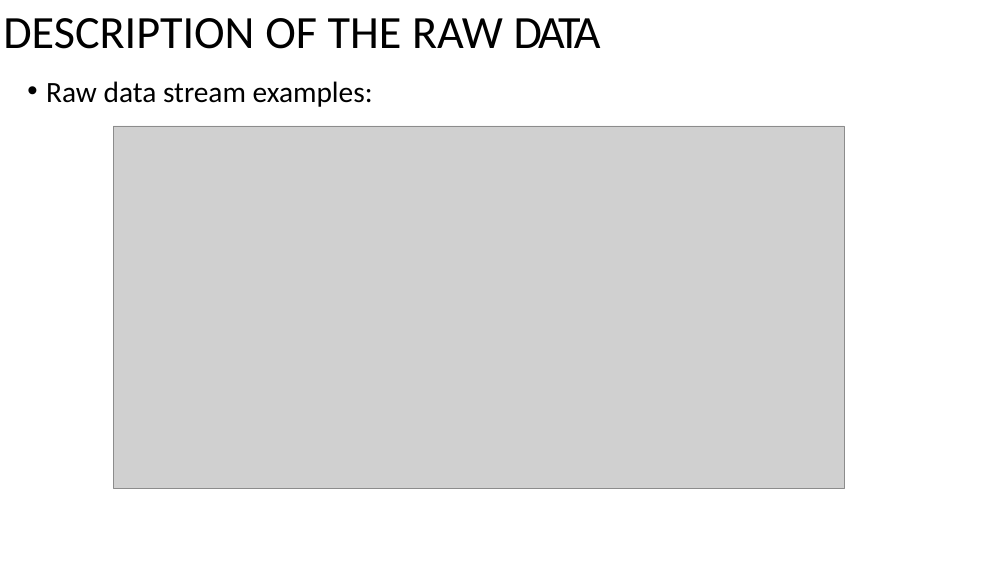
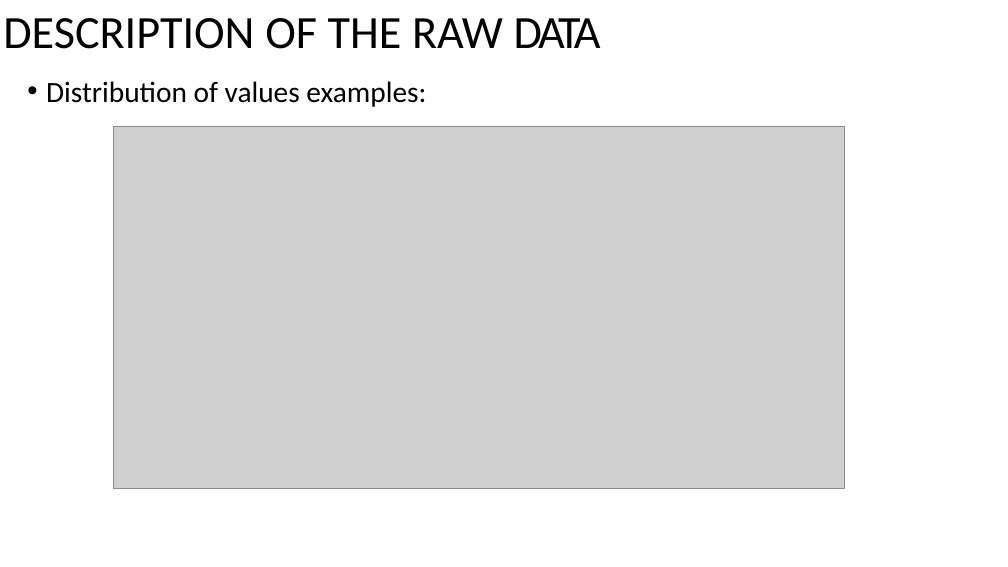
Before and after one commit to brooksschafer/cmpsML_SpaceSomethingorOther, a slide deck: slide 5 of DOC/FinalProject470_SpaceSomethingOrOther.pptx (slide 6 before the commit). Drawn at 1008x567 pixels with LibreOffice and Linux fonts; fonts in the diff are those of the drawing; grey boxes stand for pictures. Boxes give left, top, right and bottom in pixels: in the first picture for what was removed or moved away, otherwise in the second. Text is boxed around its words. In the diff, an @@ line names an element or a change of style, - is before the commit and + after.

```diff
--- a/DOC/FinalProject470_SpaceSomethingOrOther.pptx
+++ b/DOC/FinalProject470_SpaceSomethingOrOther.pptx
@@ text at [46, 81, 426, 107]: text changed @@
-• Raw data stream examples:
+• Distribution of values examples:
```
Also in this commit, not shown: 3 other slides changed, 2 slides added, 1 other file.
